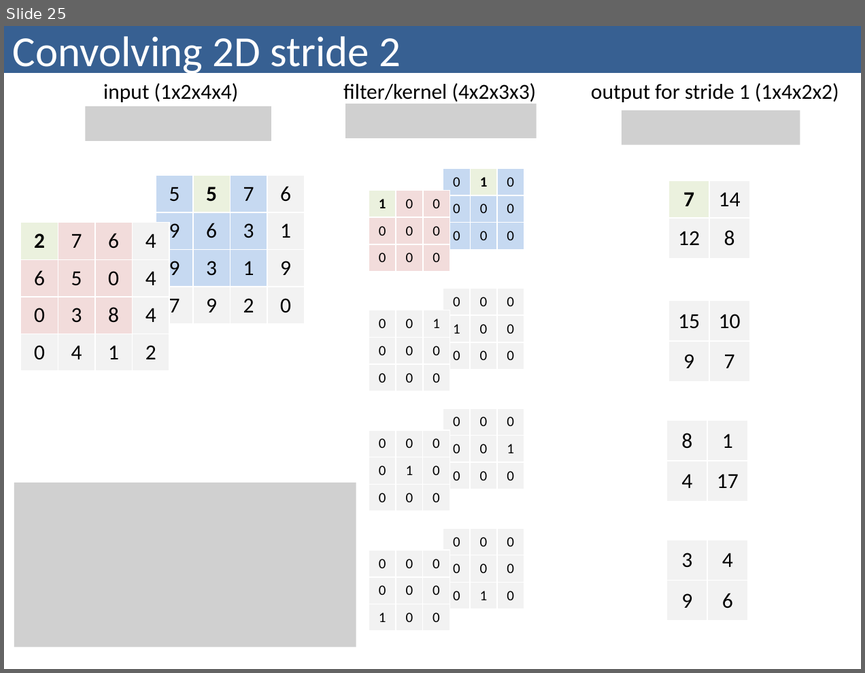
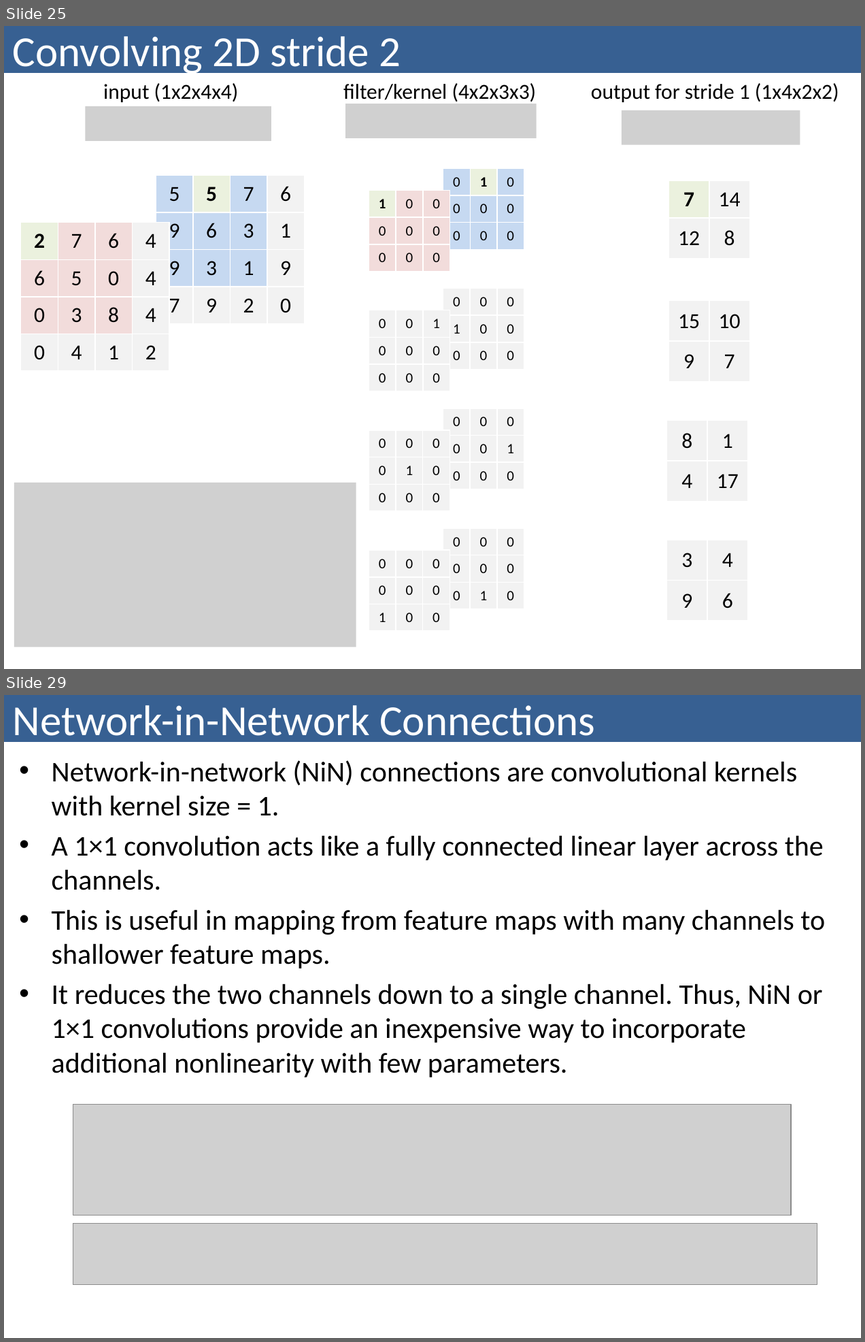
Before and after one commit to bzitko/nlp_repo, a slide deck: slides/nlp p03 feed forward networks/nlp p03.4 convolutional neural network.pptx. Shown one above the other, each under a label of ours: slide 25 before the commit, slides 25 and 29 after it; the slides between them are not shown. The pictures are 865x673 and 865x1342 pixels, drawn with LibreOffice and Linux fonts; fonts in the diff are those of the drawing; grey boxes stand for pictures. Boxes give left, top, right and bottom in pixels: in the first picture for what was removed or moved away, otherwise in the second. Text is boxed around its words. In the diff, an @@ line names an element or a change of style, - is before the commit and + after.

```diff
--- a/slides/nlp p03 feed forward networks/nlp p03.4 convolutional neural network.pptx
+++ b/slides/nlp p03 feed forward networks/nlp p03.4 convolutional neural network.pptx
@@ slide 29 added at <box>4,695,861,1338</box>, background #FFFFFF @@
@@ title added at <box>4,695,861,742</box>, fill #376092, 36 pt, text #FFFFFF @@
+Network-in-Network Connections
@@ text added at <box>52,760,825,1077</box>, 24 pt, text #000000 @@
+• Network-in-network (NiN) connections are convolutional kernels with kernel size = 1.
+• A 1×1 convolution acts like a fully connected linear layer across the channels.
+• This is useful in mapping from feature maps with many channels to shallower feature maps.
+• It reduces the two channels down to a single channel. Thus, NiN or 1×1 convolutions provide an inexpensive way to incorporate additional nonlinearity with few parameters.
@@ picture added at <box>73,1104,791,1215</box> @@
@@ picture added at <box>73,1223,817,1285</box> @@
```
Also in this commit, not shown: 2 slides changed, 3 other slides added, 7 slides removed, 8 other files.
